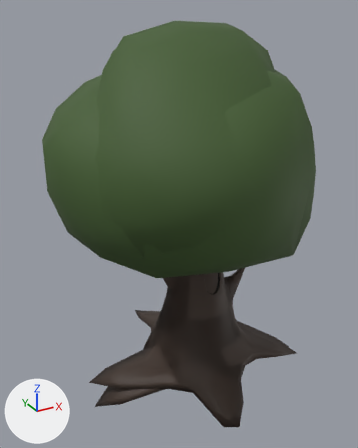
One commit to the OBJ model GameJamProject/Assets/3DModels/EnemyTreeVar1.obj: the scene before it, then after it.
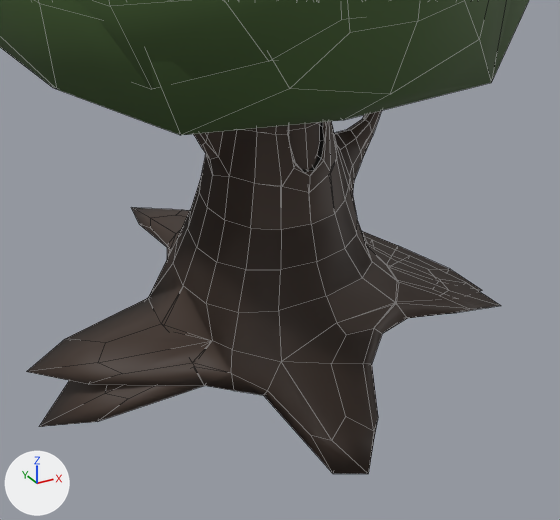
Each version is shown whole from a 50 mm camera at (-12.3, -20.3, 14.0) aimed at (-0.9, 0.4, 3.7), then close up on the part from 22% to 90% of the width and 49% to 100% of the height. The axes (+X, +Y, +Z) are drawn at lower left. The lights are the same throughout. The close-ups show mesh edges as thin lines. Where no turn or scale is listed for an object, it has been applied to the vertices.

The older version as bpy lines, for what is in view:
```python
me_cube = bpy.data.meshes.new('Cube')
me_cube.from_pydata(...)  # 351 vertices, 348 faces, 2 loose edges; spans x -6.22..5.86, y -5.6..6.17, z -6.13..6.58
me_cube.materials.append(mat_material)  # its picture is missing
me_cube_001 = bpy.data.meshes.new('Cube.001')
me_cube_001.from_pydata(...)  # 154 vertices, 152 faces; spans x -7.33..6.82, y -6.02..5.77, z 2.13..11.74
me_cube_001.materials.append(mat_material_001)  # dark green #425c2e
me_cube_002 = bpy.data.meshes.new('Cube.002')
me_cube_002.from_pydata(...)  # 415 vertices, 412 faces, 2 loose edges; spans x -6.22..5.86, y -5.6..6.17, z -5.43..6.58
# faces by material slot: [364, 48]
me_cube_002.materials.append(mat_material)  # its picture is missing
me_cube_002.materials.append(mat_material_002)  # black #000000
ob_cube = bpy.data.objects.new('Cube', me_cube)
ob_cube.location = (0.0, 0.0, 0.0)
ob_cube_001 = bpy.data.objects.new('Cube.001', me_cube_001)
ob_cube_001.location = (0.0, 0.0, 0.0)
ob_cube_002 = bpy.data.objects.new('Cube.002', me_cube_002)
ob_cube_002.location = (0.0, 0.0, 0.0)
# also in view: 'Cube.003' at (0.3, -0.1, 8.2)
```
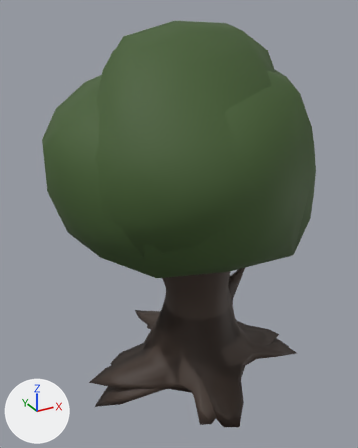
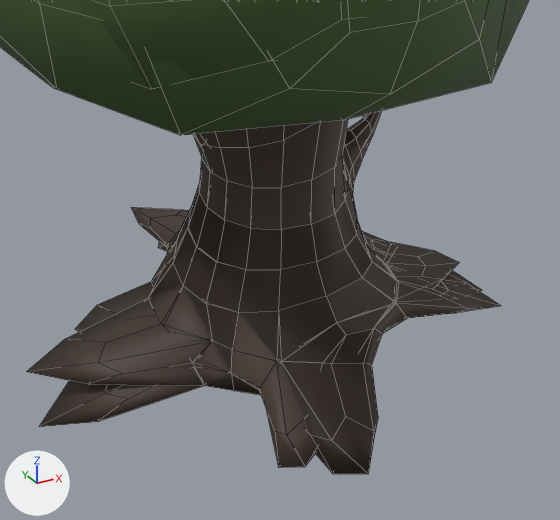
Boxes [x1, y1, x2, y2] around the edits, measured in the close-ups (560 x 520 px):
'TreeVar3_Cube.004', added: after [75, 119, 459, 468]

The edits, one by one:
Material 'Stump' (mat_stump) is new.
Its base color is (0.8, 0.437, 0.14) (orange #e7b169).
Its roughness is 0.69.
Mesh me_treevar3_cube_004 is new.
It has 319 vertices, 320 faces and spans x -4.59..5.73, y -4.86..4.31, z -4.99..3.88.
Faces by material slot: [296, 24].
It uses material mat_material (its picture is missing).
It uses material mat_stump (its picture is missing).
Object 'TreeVar3_Cube.004' (ob_treevar3_cube_004) is new; it shows me_treevar3_cube_004.
Its location is (0.0, 0.0, 0.0).
